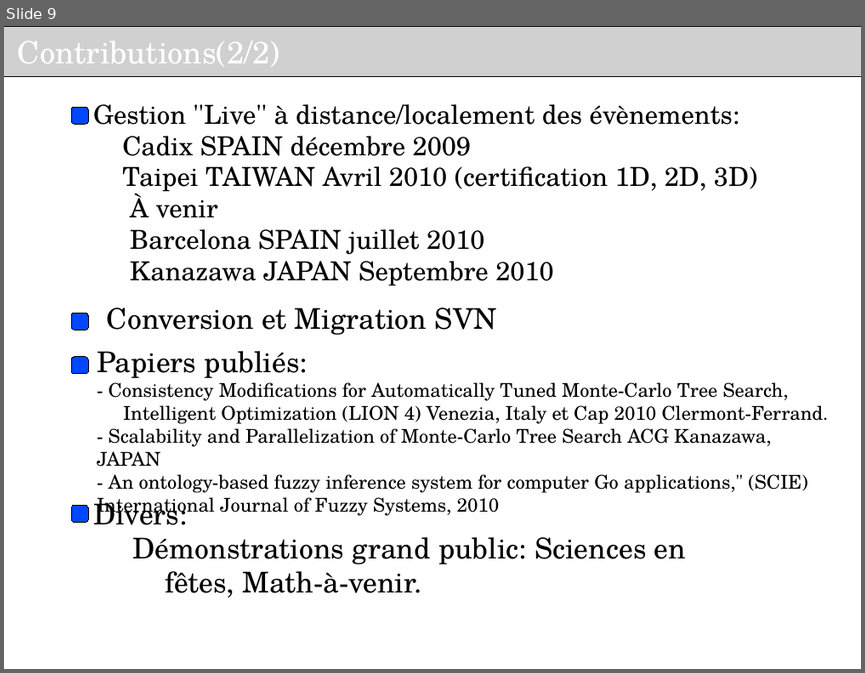
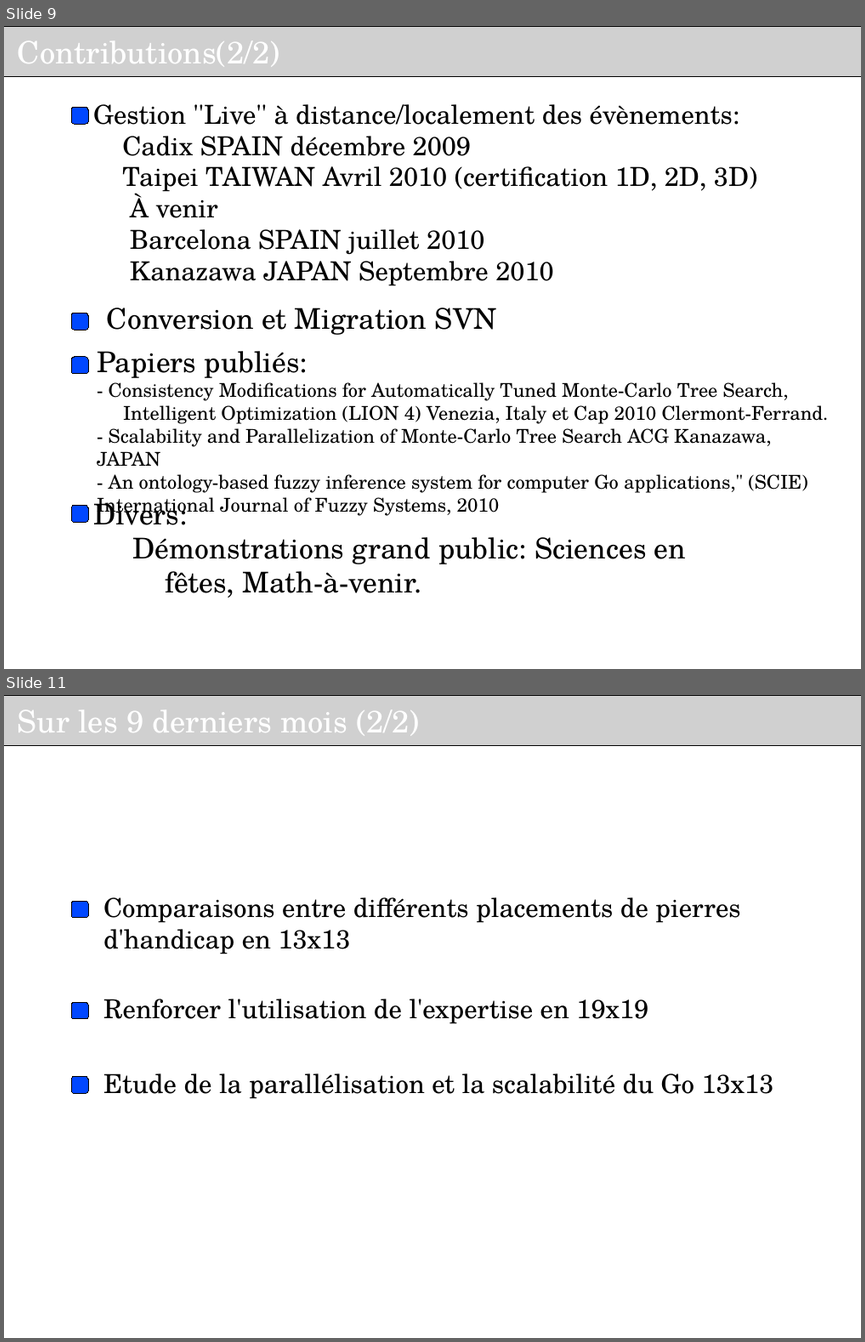
Before and after one commit to haspeleo/Android-Dev, a slide deck: MCTS/Soutenance_INRIA_V2.odp. Shown one above the other, each under a label of ours: slide 9 before the commit, slides 9 and 11 after it; the slides between them are not shown. The pictures are 865x673 and 865x1342 pixels, drawn with LibreOffice and Linux fonts; fonts in the diff are those of the drawing; grey boxes stand for pictures; background and template pictures are left out. Boxes give left, top, right and bottom in pixels: in the first picture for what was removed or moved away, otherwise in the second. Text is boxed around its words. In the diff, an @@ line names an element or a change of style, - is before the commit and + after.

```diff
--- a/MCTS/Soutenance_INRIA_V2.odp
+++ b/MCTS/Soutenance_INRIA_V2.odp
@@ slide 11 added at bbox=[4, 695, 861, 1338], background #FFFFFF @@
@@ picture added at bbox=[4, 695, 861, 745], 26 pt, text #FFFFFF @@
+Sur les 9 derniers mois (2/2)
@@ text added at bbox=[103, 897, 740, 954], 22 pt, text #000000 @@
+Comparaisons entre différents placements de pierres d'handicap en 13x13
@@ rounded rectangle added at bbox=[72, 901, 89, 918], fill #0047FF, outline #000000 0 pt @@
@@ text added at bbox=[103, 998, 648, 1024], 22 pt, text #000000 @@
+Renforcer l'utilisation de l'expertise en 19x19
@@ rounded rectangle added at bbox=[72, 1002, 89, 1019], fill #0047FF, outline #000000 0 pt @@
@@ rounded rectangle added at bbox=[72, 1077, 89, 1094], fill #0047FF, outline #000000 0 pt @@
@@ text added at bbox=[103, 1073, 774, 1099], 22 pt, text #000000 @@
+Etude de la parallélisation et la scalabilité du Go 13x13
```
Also in this commit, not shown: 4 slides changed, 2 other slides added, 1 slide removed.
